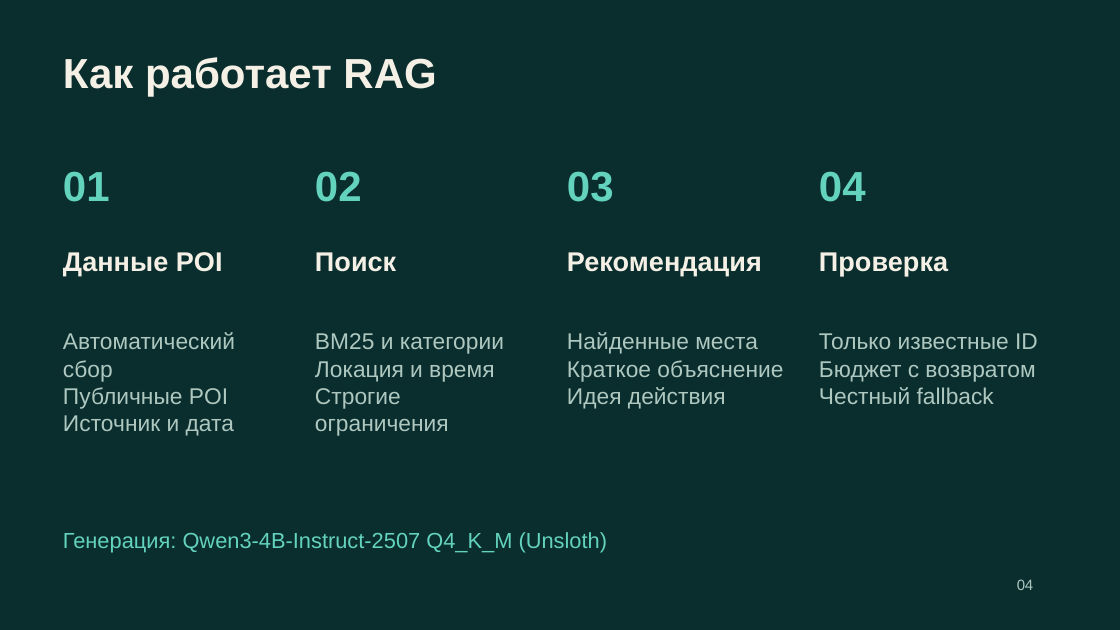
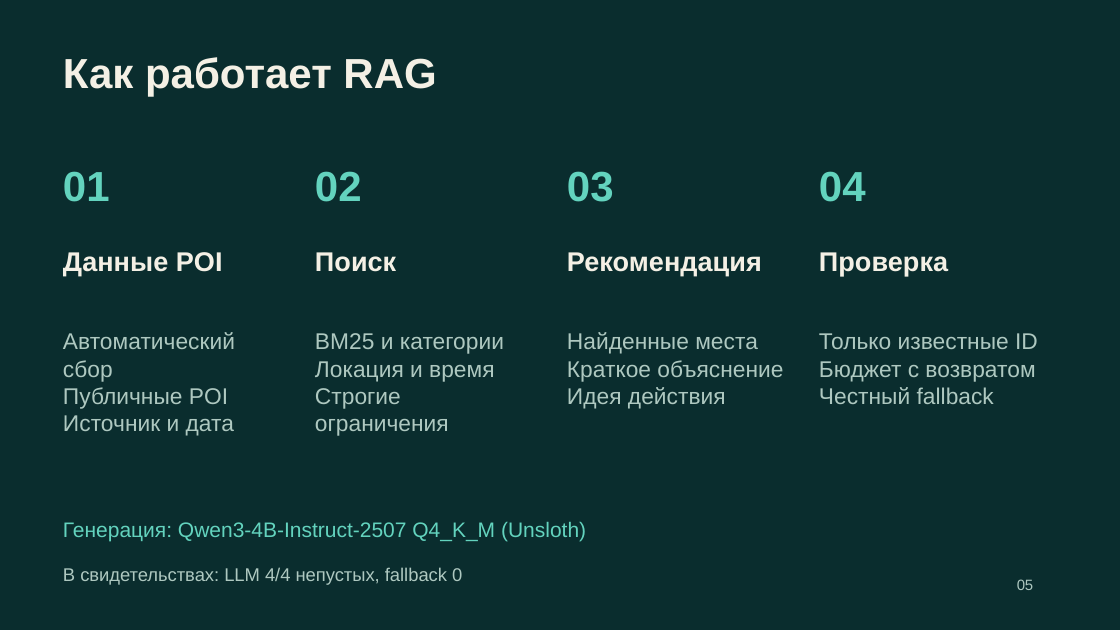
Before and after one commit to ltybcs/astana-walks-ai, a slide deck: slide 5 of output/presentations/astana-walks.pptx (slide 4 before the commit). Drawn at 1120x630 pixels with LibreOffice and Linux fonts; fonts in the diff are those of the drawing. Boxes give left, top, right and bottom in pixels: in the first picture for what was removed or moved away, otherwise in the second. Text is boxed around its words. In the diff, an @@ line names an element or a change of style, - is before the commit and + after.

```diff
--- a/output/presentations/astana-walks.pptx
+++ b/output/presentations/astana-walks.pptx
@@ text "Генерация: Qwen3-4B-Instruct-2507 Q4_K_M (Unsloth)": place and size @@
-text "Генерация: Qwen3-4B-Instruct-2507 Q4_K_M (Unsloth)" at <box>63,532,608,553</box>
+text "Генерация: Qwen3-4B-Instruct-2507 Q4_K_M (Unsloth)" at <box>63,522,586,541</box>
@@ text "Генерация: Qwen3-4B-Instruct-2507 Q4_K_M (Unsloth)" at <box>63,522,586,541</box>: size 18.8 to 18 pt @@
@@ text added at <box>63,567,462,585</box>, 15.8 pt, text #AEC8C0 @@
+В свидетельствах: LLM 4/4 непустых, fallback 0
@@ text at <box>1017,579,1034,590</box>: text changed @@
-04
+05
```
Also in this commit, not shown: 5 other slides changed, 2 slides added, 1 slide removed, 17 other files.
